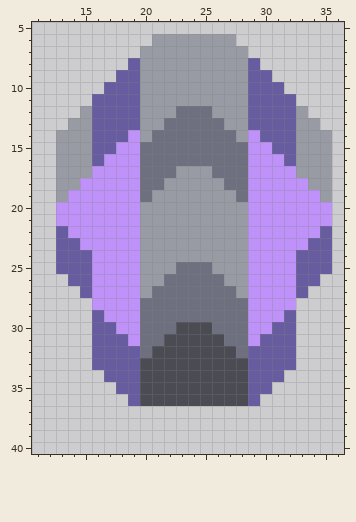
Two states of a pixel-art sprite, core/assets-raw/sprites/units/weapons/quell-missile.png. Above: the version before the commit.
The file is 49x47 pixels. Shown: x 11..36, y 5..40.
The result:
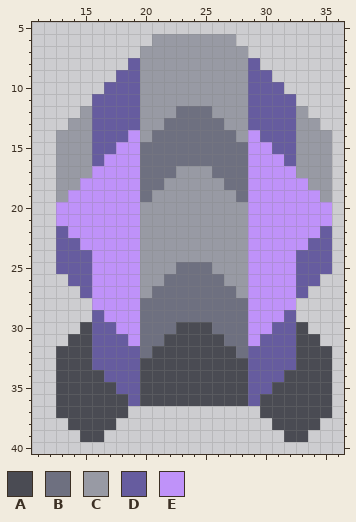
Palette (. is transparent): A #4a4b53  B #6e7080  C #989aa4  D #665c9f  E #bf92f9
Diff:
Changed rows in their new state; - is an unchanged pixel.
first column x 13:
30 --A-----------------A--
31 -AA-----------------AA-
32 AAA-----------------AAA
33 AAA-----------------AAA
34 AAAA---------------AAAA
35 AAAAA-------------AAAAA
36 AAAAAA-----------AAAAAA
37 AAAAAA-----------AAAAAA
38 -AAAA-------------AAAA-
39 --AA---------------AA--
